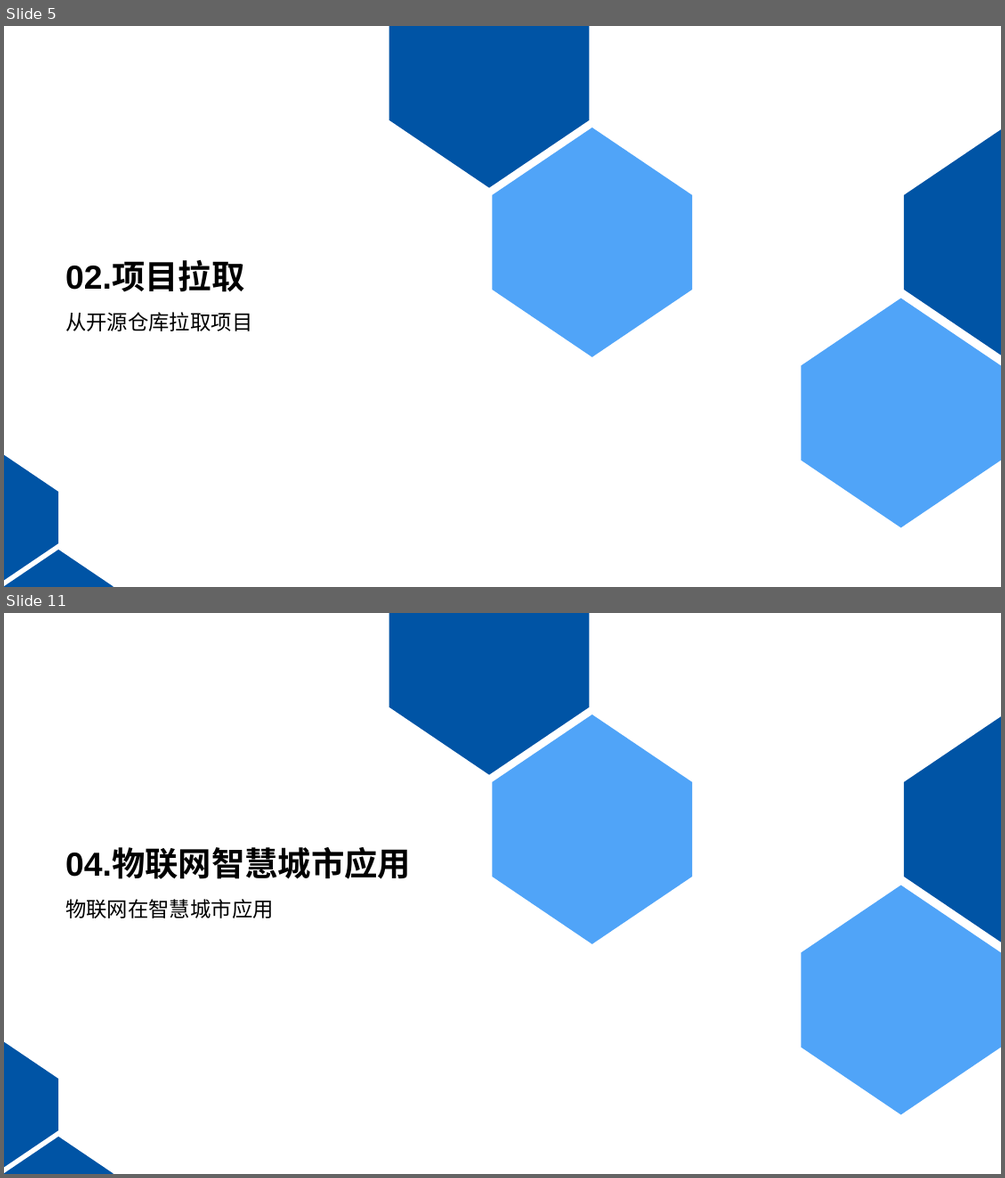
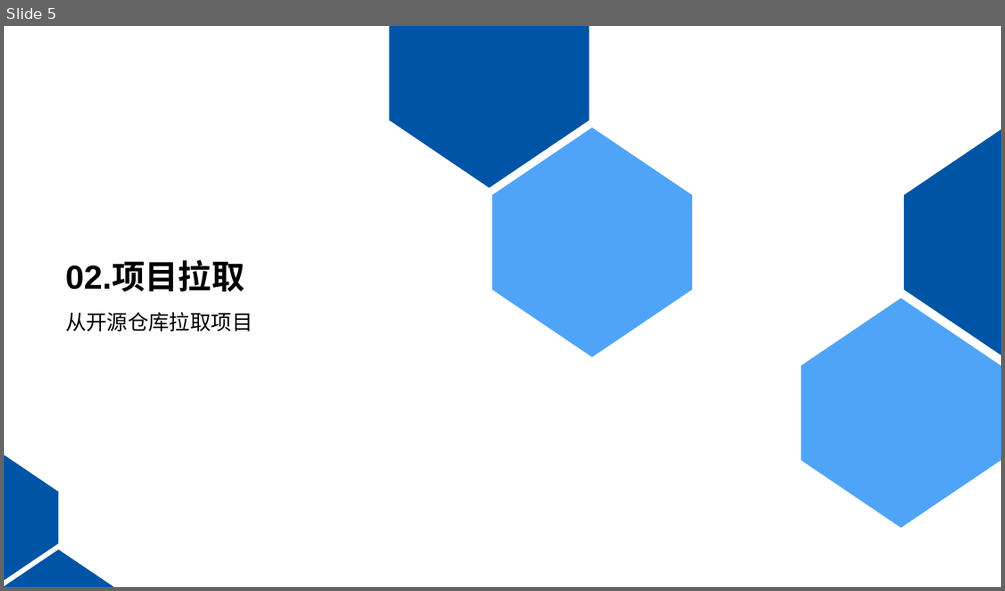
Before and after one commit to KouShenhai/KCloud-Platform-IoT, a slide deck: 老寇云平台-项目运行讲解.pptx. Shown one above the other, each under a label of ours: slides 5 and 11 before the commit, slide 5 after it; the slides between them are not shown. The pictures are 1005x1178 and 1005x591 pixels, drawn with LibreOffice and Linux fonts; fonts in the diff are those of the drawing; background and template pictures are left out. Boxes give left, top, right and bottom in pixels: in the first picture for what was removed or moved away, otherwise in the second. Text is boxed around its words. In the diff, an @@ line names an element or a change of style, - is before the commit and + after.

```diff
--- a/老寇云平台-项目运行讲解.pptx
+++ b/老寇云平台-项目运行讲解.pptx
@@ slide 11 removed at (4, 613, 1001, 1174), background #FFFFFF; not listed: 6 template elements that a slide beside it also shows @@
@@ title removed at (65, 850, 411, 879) @@
-04.物联网智慧城市应用
@@ text removed at (65, 899, 274, 918) @@
-物联网在智慧城市应用
```
Also in this commit, not shown: 6 slides changed, 5 slides added, 8 other slides removed, 2 other files.
